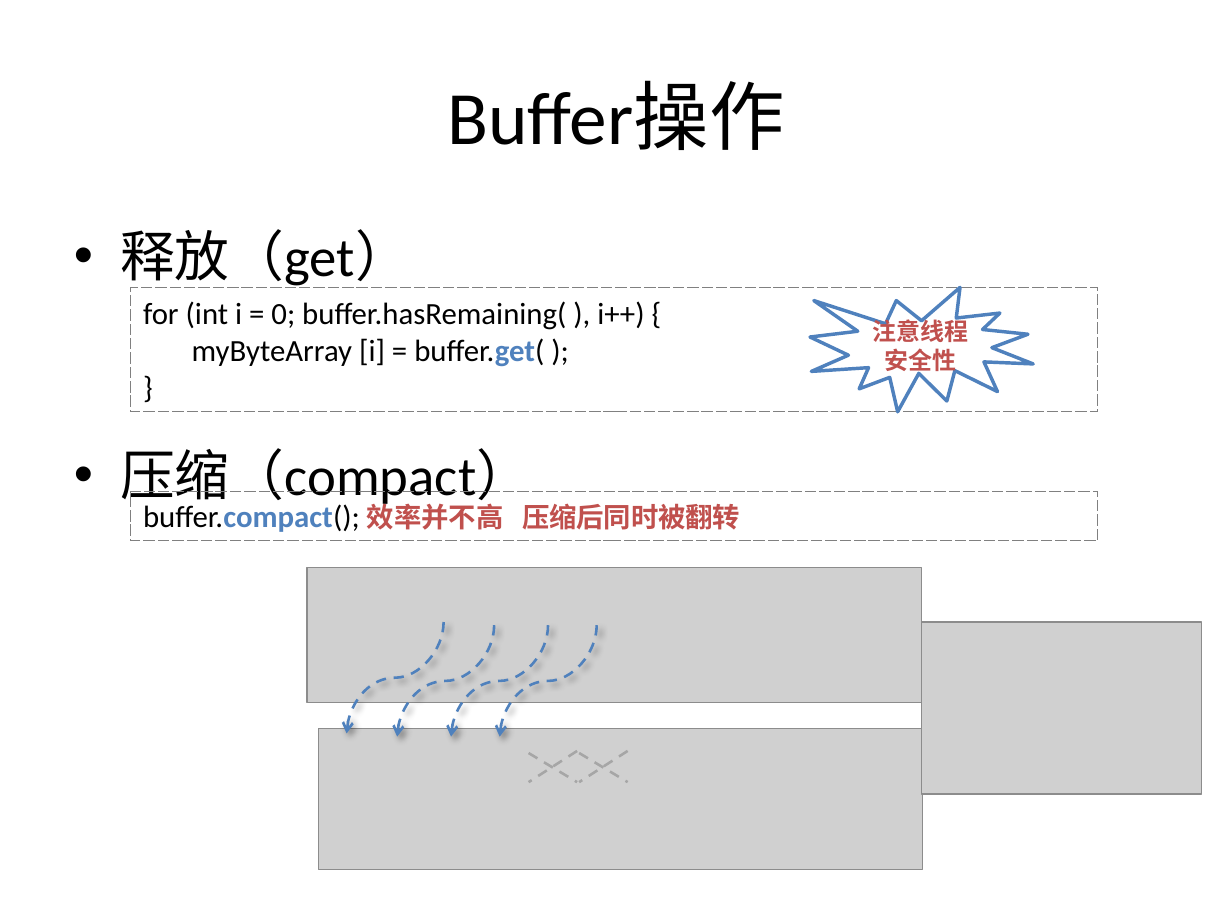
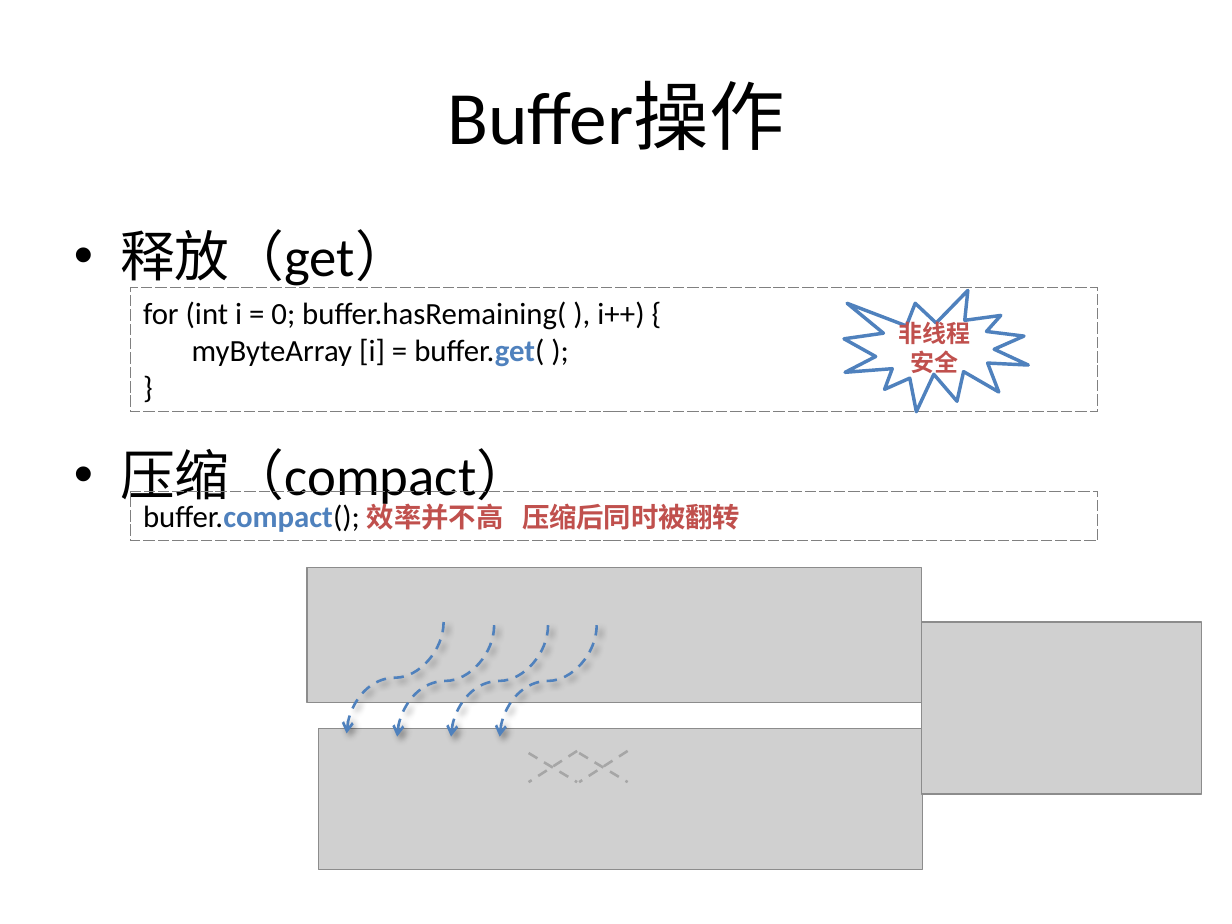
Before and after one commit to guhanjie/Knowledge-sharing, a slide deck: slide 10 of 扒一扒Java IO那些事儿.pptx. Drawn at 1232x924 pixels with LibreOffice and Linux fonts; fonts in the diff are those of the drawing; grey boxes stand for pictures. Boxes give left, top, right and bottom in pixels: in the first picture for what was removed or moved away, otherwise in the second. Text is boxed around its words. In the diff, an @@ line names an element or a change of style, - is before the commit and + after.

```diff
--- a/扒一扒Java IO那些事儿.pptx
+++ b/扒一扒Java IO那些事儿.pptx
@@ irregular seal "非线程安全": place and size @@
-irregular seal "非线程安全" at [809, 287, 1032, 411]
+irregular seal "非线程安全" at [844, 291, 1029, 411]
@@ text in irregular seal at [899, 318, 971, 377]: text changed @@
-注意线程安全性
+非线程安全
```
Also in this commit, not shown: 9 other slides changed, 6 slides added, 1 slide removed.
